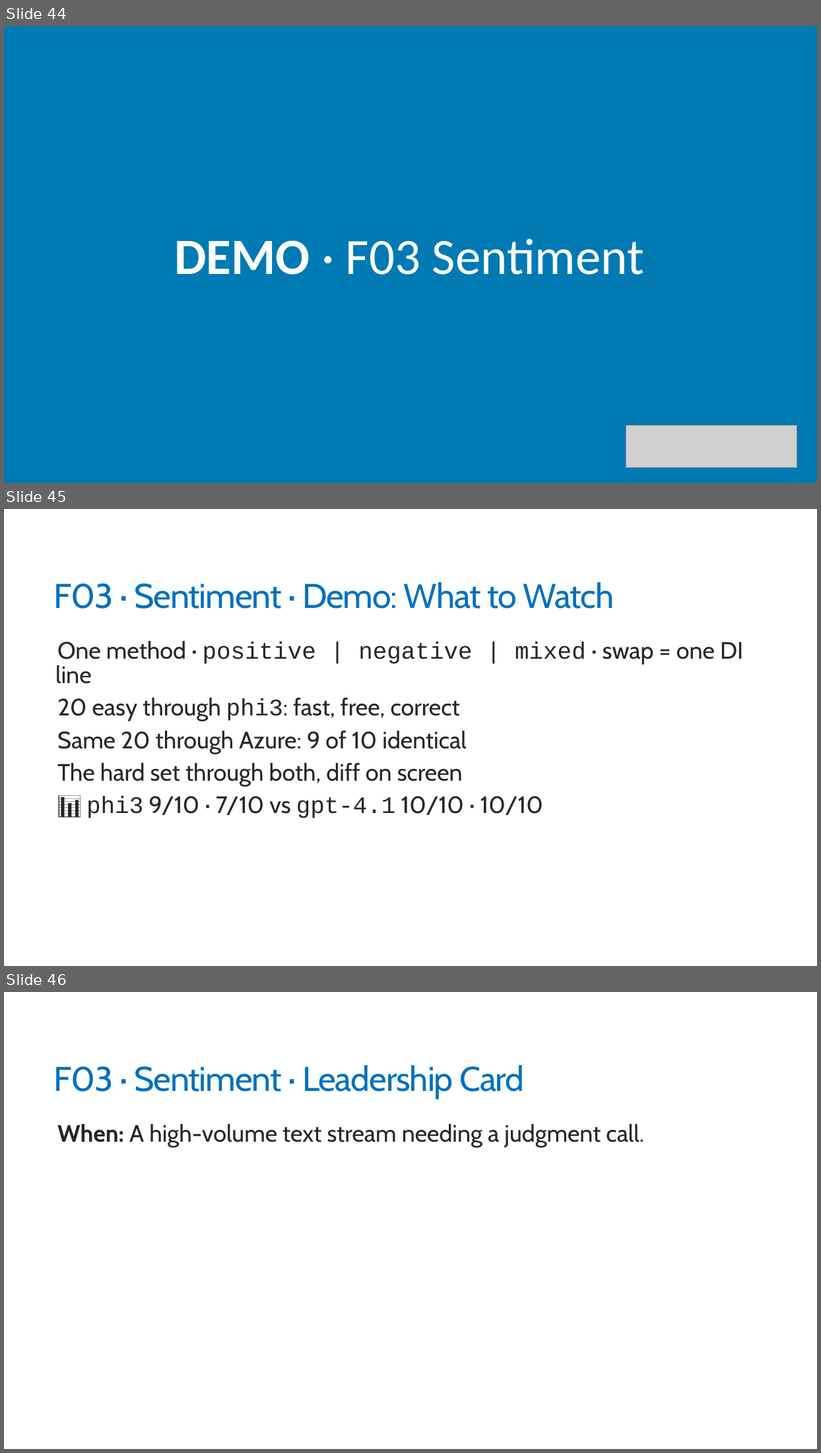
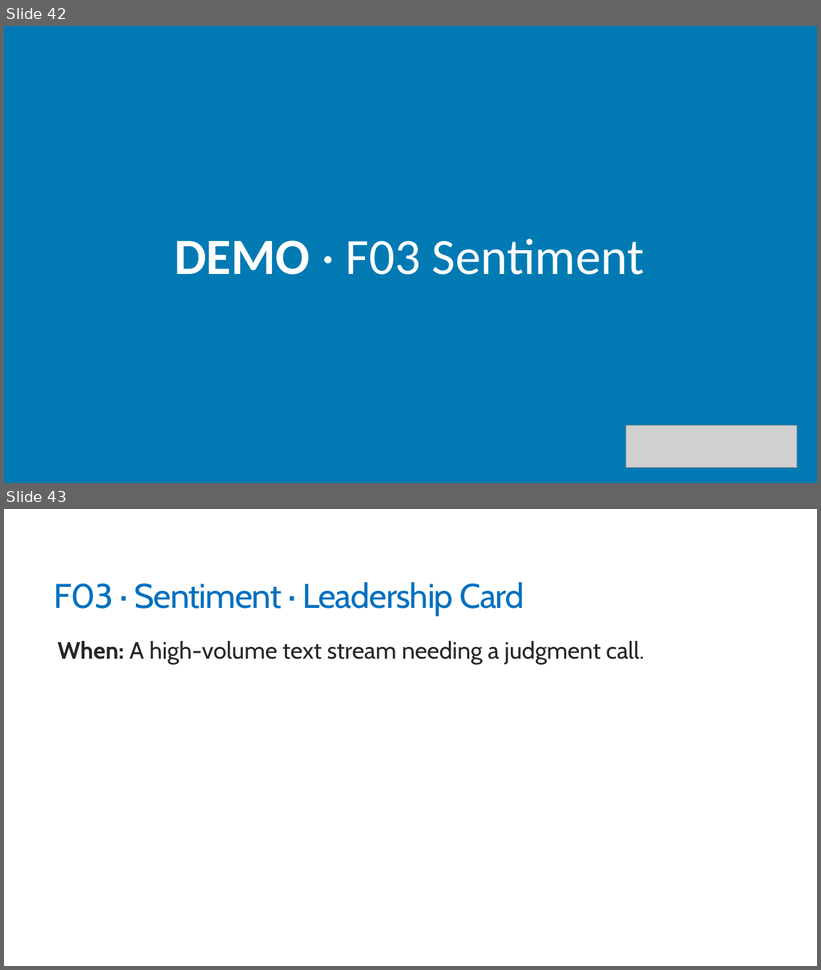
Before and after one commit to trailheadtechnology/10-ai-features-workshop, a slide deck: modules/M1-understanding/M1-understanding.pptx. Shown one above the other, each under a label of ours: slides 44, 45 and 46 before the commit, slides 42 and 43 after it. The pictures are 821x1453 and 821x970 pixels, drawn with LibreOffice and Linux fonts; fonts in the diff are those of the drawing; grey boxes stand for pictures. Boxes give left, top, right and bottom in pixels: in the first picture for what was removed or moved away, otherwise in the second. Text is boxed around its words. In the diff, an @@ line names an element or a change of style, - is before the commit and + after.

```diff
--- a/modules/M1-understanding/M1-understanding.pptx
+++ b/modules/M1-understanding/M1-understanding.pptx
@@ slide 45 removed at [4, 509, 817, 966], background #FFFFFF @@
@@ title removed at [54, 582, 614, 609] @@
-F03 · Sentiment · Demo: What to Watch
@@ text removed at [55, 641, 743, 819] @@
-  One method · positive | negative | mixed · swap = one DI line
-  20 easy through phi3: fast, free, correct
-  Same 20 through Azure: 9 of 10 identical
-  The hard set through both, diff on screen
-  📊 phi3 9/10 · 7/10 vs gpt-4.1 10/10 · 10/10
@@ what was slide 44 is now slide 42 @@
@@ what was slide 46 is now slide 43 @@
```
Also in this commit, not shown: 2 other slides removed, 3 other files.
